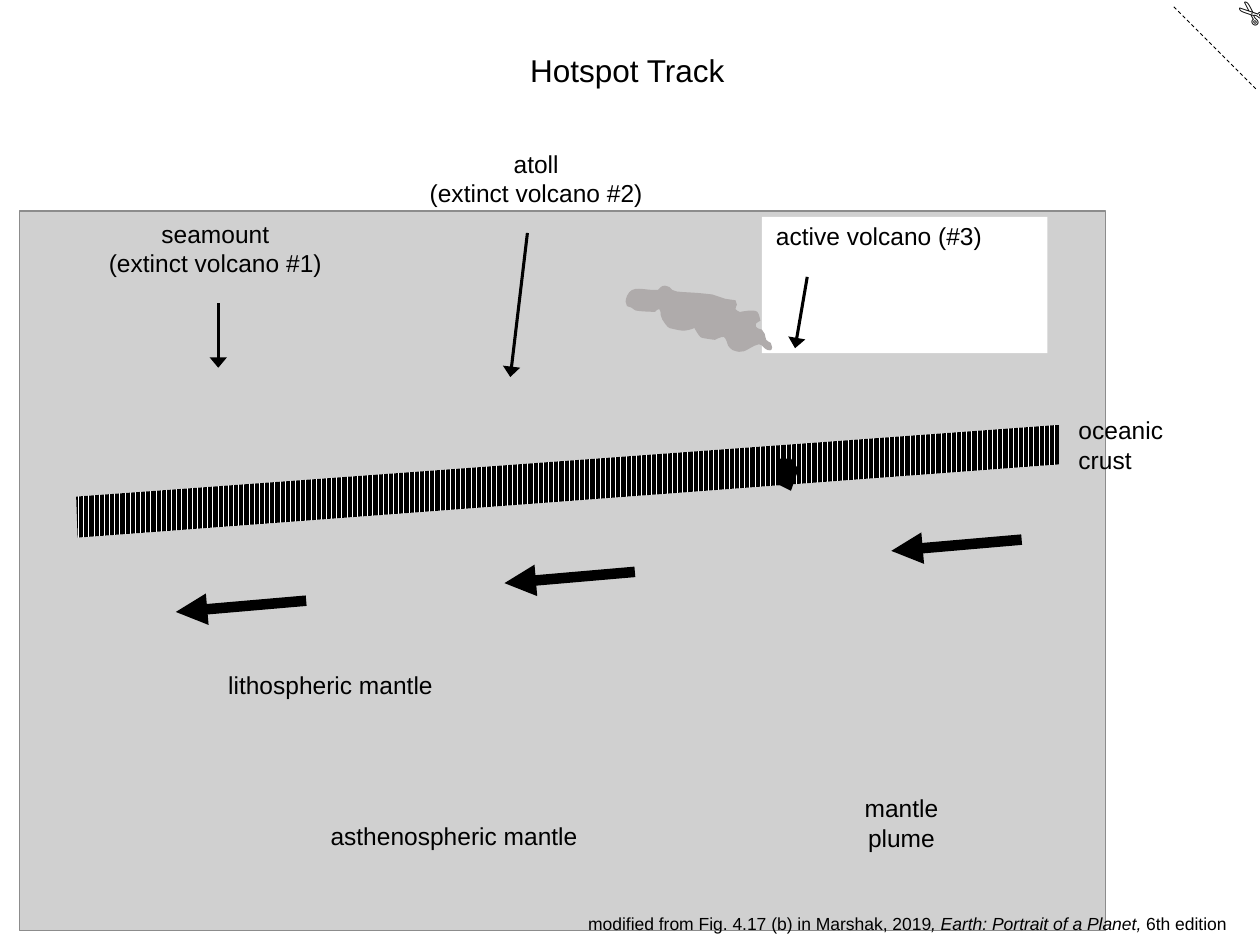
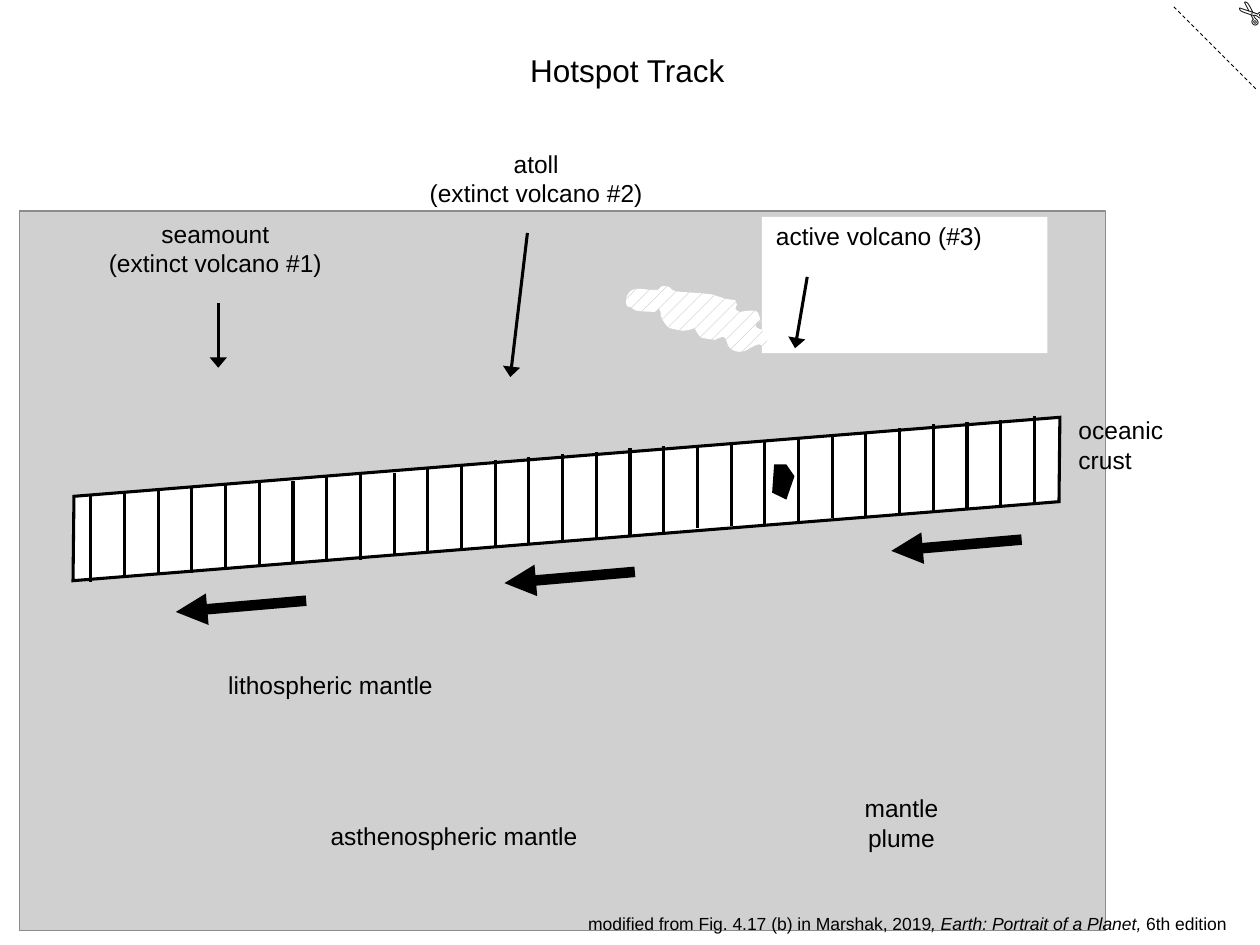
Before and after one commit to the-iagd/geological_tactile_image_repository, a slide deck: slide 1 of assets/tactile_image_files/0026-hotspot_track_cross-section/0026-hotspot_track_cross-section.pptx. Drawn at 1260x945 pixels with LibreOffice and Linux fonts; fonts in the diff are those of the drawing; grey boxes stand for pictures. Boxes give left, top, right and bottom in pixels: in the first picture for what was removed or moved away, otherwise in the second. Text is boxed around its words. In the diff, an @@ line names an element or a change of style, - is before the commit and + after.

```diff
--- a/assets/tactile_image_files/0026-hotspot_track_cross-section/0026-hotspot_track_cross-section.pptx
+++ b/assets/tactile_image_files/0026-hotspot_track_cross-section/0026-hotspot_track_cross-section.pptx
@@ freeform shape at bbox=[626, 286, 772, 353]: fill #AFABAB to pattern #AFABAB on #FFFFFF @@
@@ group added at bbox=[66, 416, 1066, 582]: 29 lines, 1 parallelogram @@
@@ freeform shape: place and size @@
-freeform shape at bbox=[777, 459, 798, 491]
+freeform shape at bbox=[772, 465, 795, 500]
```
Also in this commit, not shown: 1 other slide changed, 1 slide added, 1 slide removed, 52 other files.
